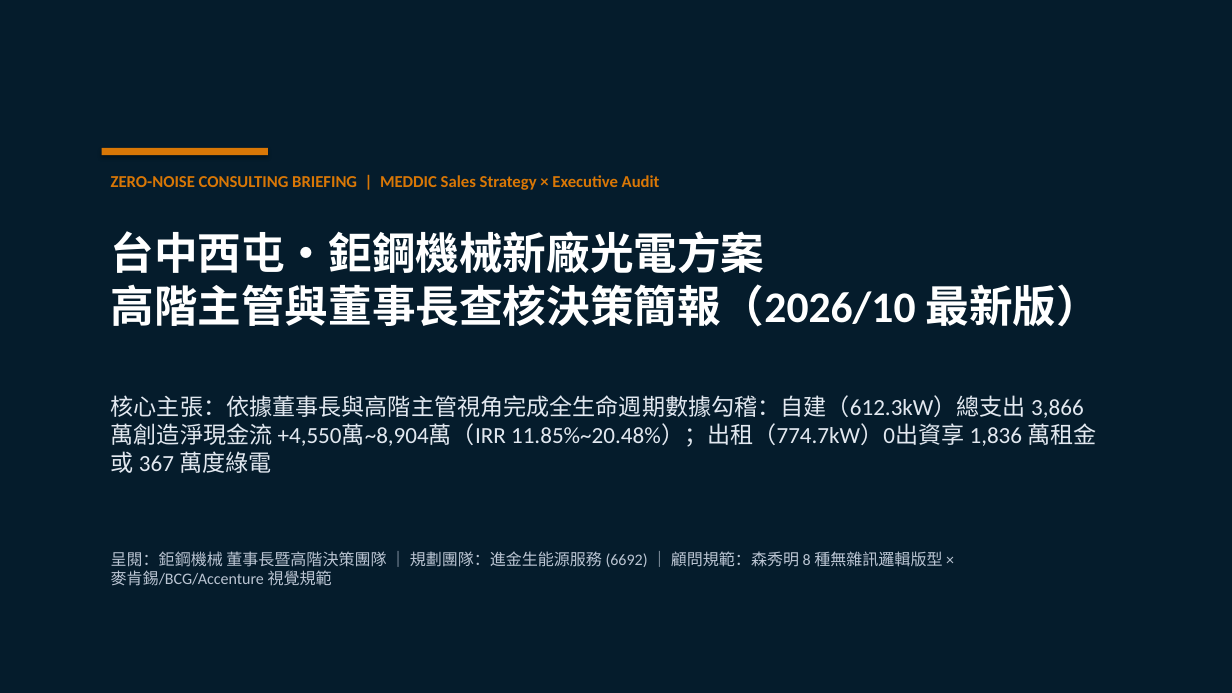
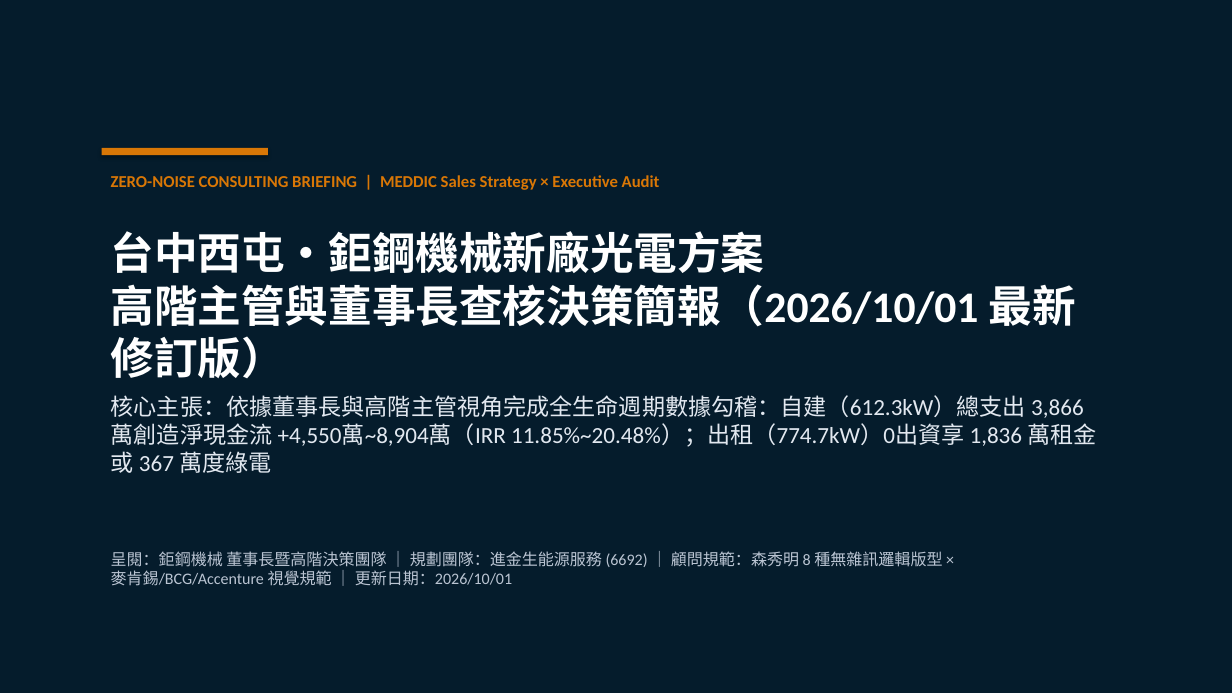
Before and after one commit to davidyeh51/jugang-solar-platform, a slide deck: slide 1 of assets/鉅鋼機械_光電方案簡報_MEDDIC顧問版.pptx. Drawn at 1232x693 pixels with LibreOffice and Linux fonts; fonts in the diff are those of the drawing. Boxes give left, top, right and bottom in pixels: in the first picture for what was removed or moved away, otherwise in the second. Text is boxed around its words. In the diff, an @@ line names an element or a change of style, - is before the commit and + after.

```diff
--- a/assets/鉅鋼機械_光電方案簡報_MEDDIC顧問版.pptx
+++ b/assets/鉅鋼機械_光電方案簡報_MEDDIC顧問版.pptx
@@ text at [111,231,1075,378]: text changed @@
-台中西屯・鉅鋼機械新廠光電方案
-高階主管與董事長查核決策簡報（2026/10 最新版）
+台中西屯・鉅鋼機械新廠光電方案
+高階主管與董事長查核決策簡報（2026/10/01 最新修訂版）
@@ text at [111,551,942,586]: text changed @@
-呈閱：鉅鋼機械 董事長暨高階決策團隊 ｜ 規劃團隊：進金生能源服務 (6692) ｜ 顧問規範：森秀明 8 種無雜訊邏輯版型 × 麥肯錫/BCG/Accenture 視覺規範
+呈閱：鉅鋼機械 董事長暨高階決策團隊 ｜ 規劃團隊：進金生能源服務 (6692) ｜ 顧問規範：森秀明 8 種無雜訊邏輯版型 × 麥肯錫/BCG/Accenture 視覺規範 ｜ 更新日期：2026/10/01
```
Also in this commit, not shown: 4 other slides changed, 1 other file.
